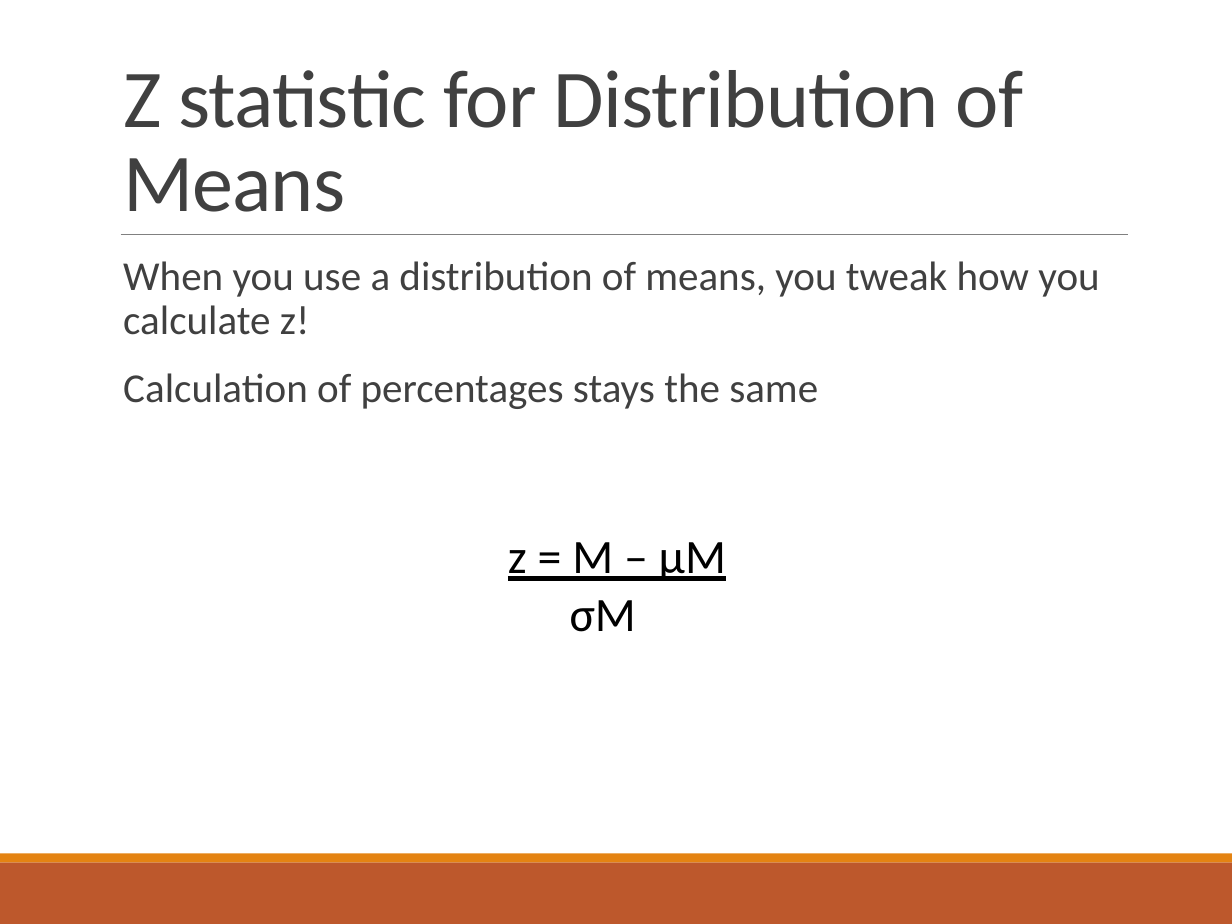
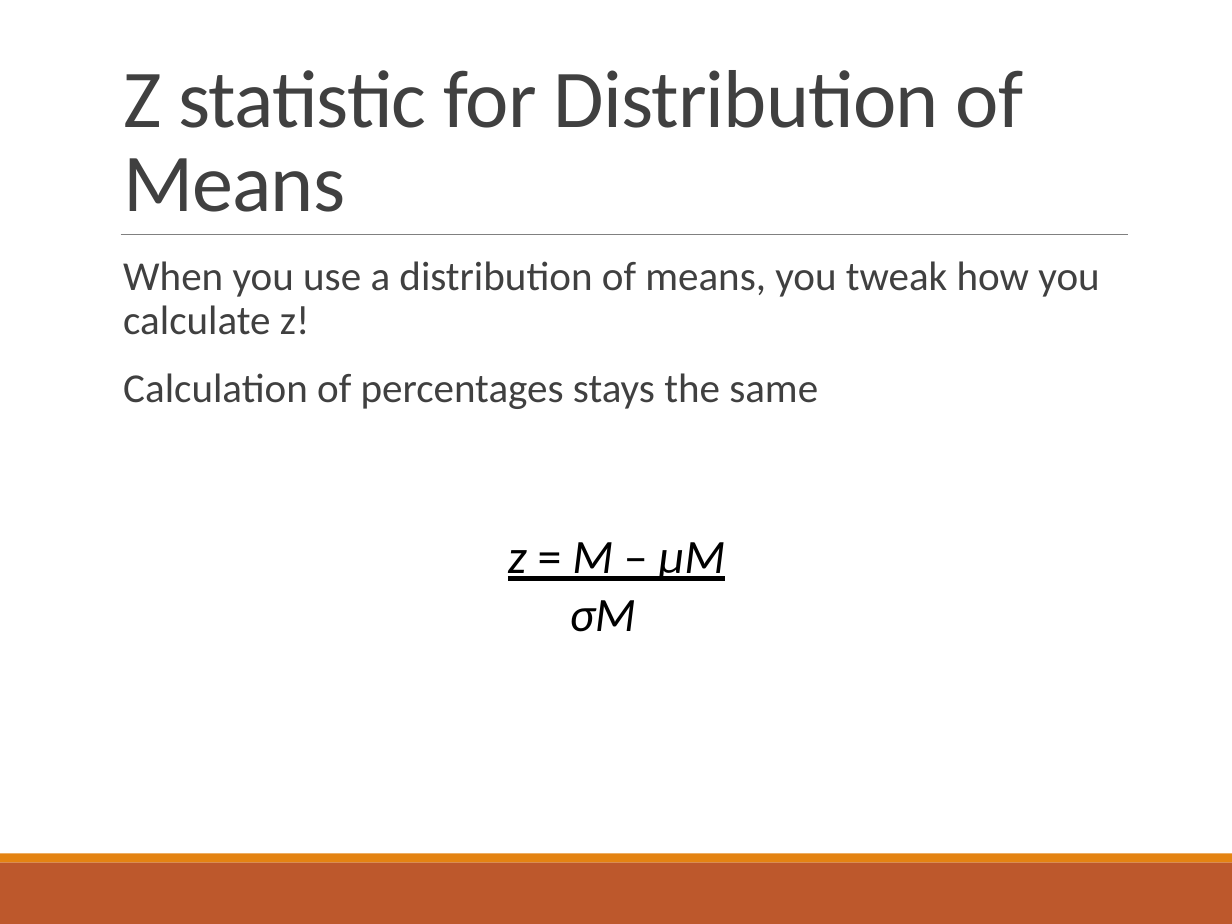
Before and after one commit to doomlab/PSY-200, a slide deck: slide 40 of Fall2018 Lecture Notes/Chapter 6 Lecture.pptx. Drawn at 1232x924 pixels with LibreOffice and Linux fonts; fonts in the diff are those of the drawing. Boxes give left, top, right and bottom in pixels: in the first picture for what was removed or moved away, otherwise in the second. Text is boxed around its words. In the diff, an @@ line names an element or a change of style, - is before the commit and + after.

```diff
--- a/Fall2018 Lecture Notes/Chapter 6 Lecture.pptx
+++ b/Fall2018 Lecture Notes/Chapter 6 Lecture.pptx
@@ text "z = M – μM" at (508, 542, 726, 632): italic on in "z M μM", "σM" @@
```
Also in this commit, not shown: 1 other slide changed, 1 slide added, 1 slide removed.
